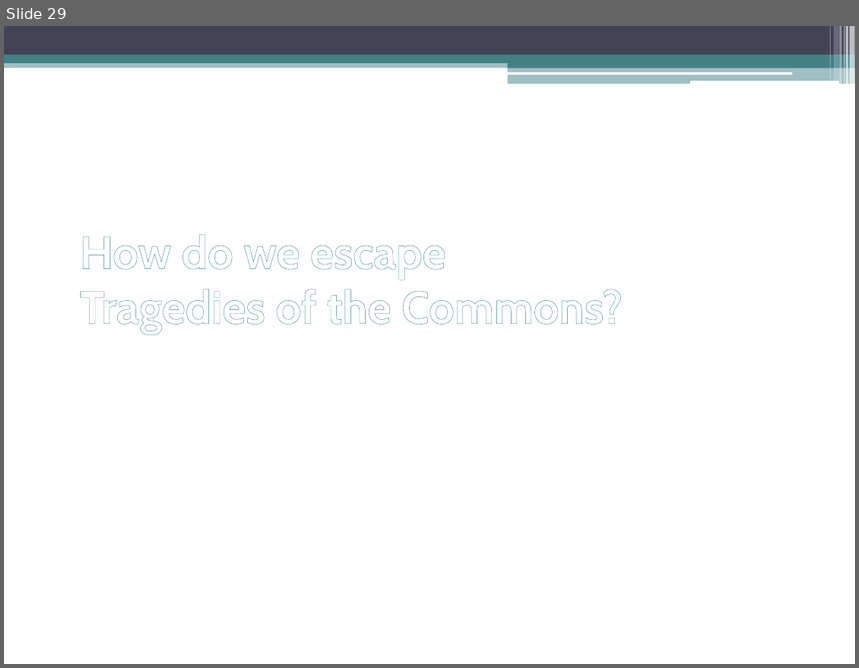
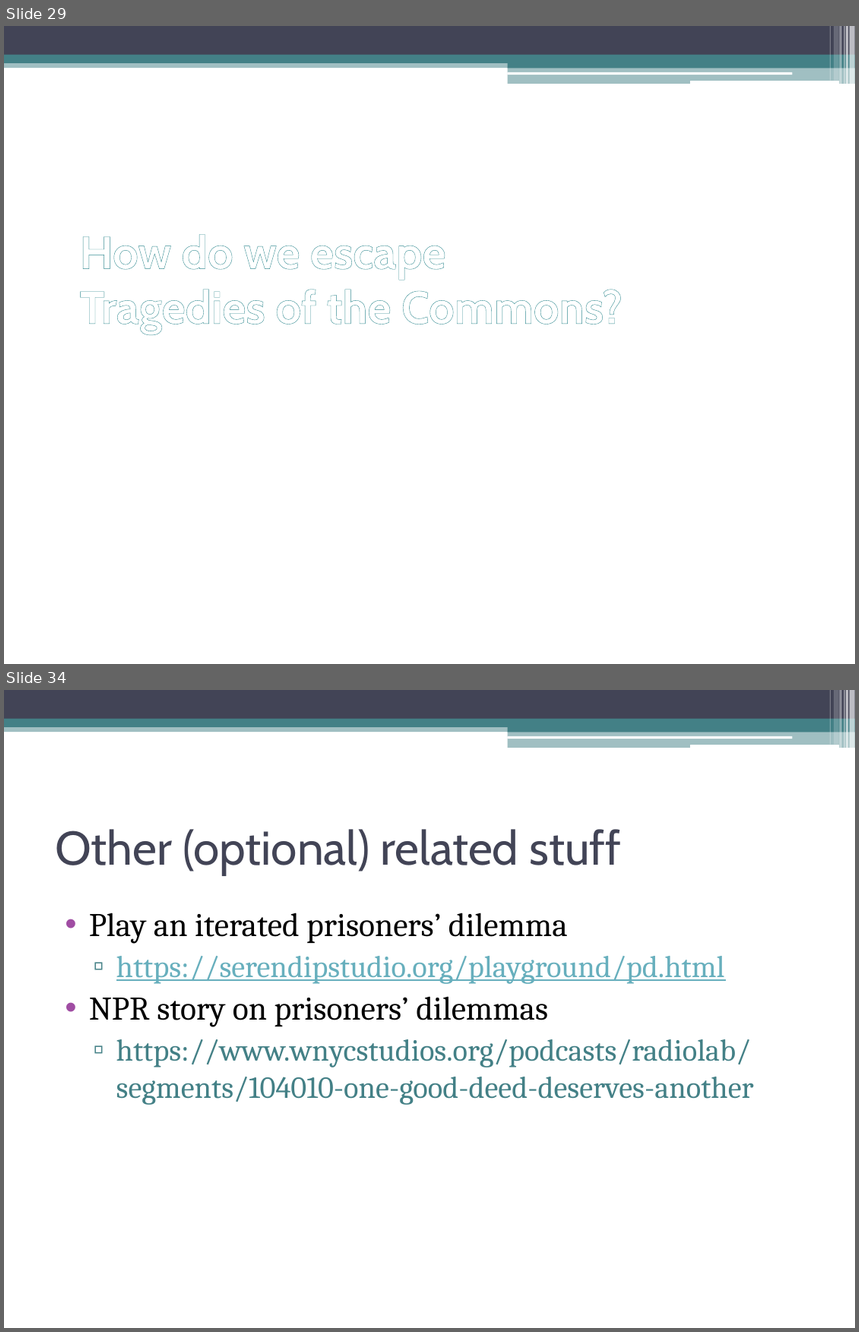
Before and after one commit to AdamSwenson/biz-ethics-docs, a slide deck: lectures/Prisoners dilemma.pptx. Shown one above the other, each under a label of ours: slide 29 before the commit, slides 29 and 34 after it; the slides between them are not shown. The pictures are 859x668 and 859x1332 pixels, drawn with LibreOffice and Linux fonts; fonts in the diff are those of the drawing. Boxes give left, top, right and bottom in pixels: in the first picture for what was removed or moved away, otherwise in the second. Text is boxed around its words. In the diff, an @@ line names an element or a change of style, - is before the commit and + after.

Commit message:
updated prisoners dilemma slides

```diff
--- a/lectures/Prisoners dilemma.pptx
+++ b/lectures/Prisoners dilemma.pptx
@@ slide 34 added at [4, 690, 855, 1328], background #FFFFFF; not listed: 13 template elements that a slide beside it also shows @@
@@ title added at [55, 829, 621, 875], 40 pt, text #424456 @@
+Other (optional) related stuff
@@ text added at [89, 913, 754, 1105], 26 pt, text #438086 @@
+• Play an iterated prisoners’ dilemma
+  ▫ https://serendipstudio.org/playground/pd.html
+• NPR story on prisoners’ dilemmas
+  ▫ https://www.wnycstudios.org/podcasts/radiolab/segments/104010-one-good-deed-deserves-another
```
Also in this commit, not shown: 4 other slides added, 13 slides removed.
